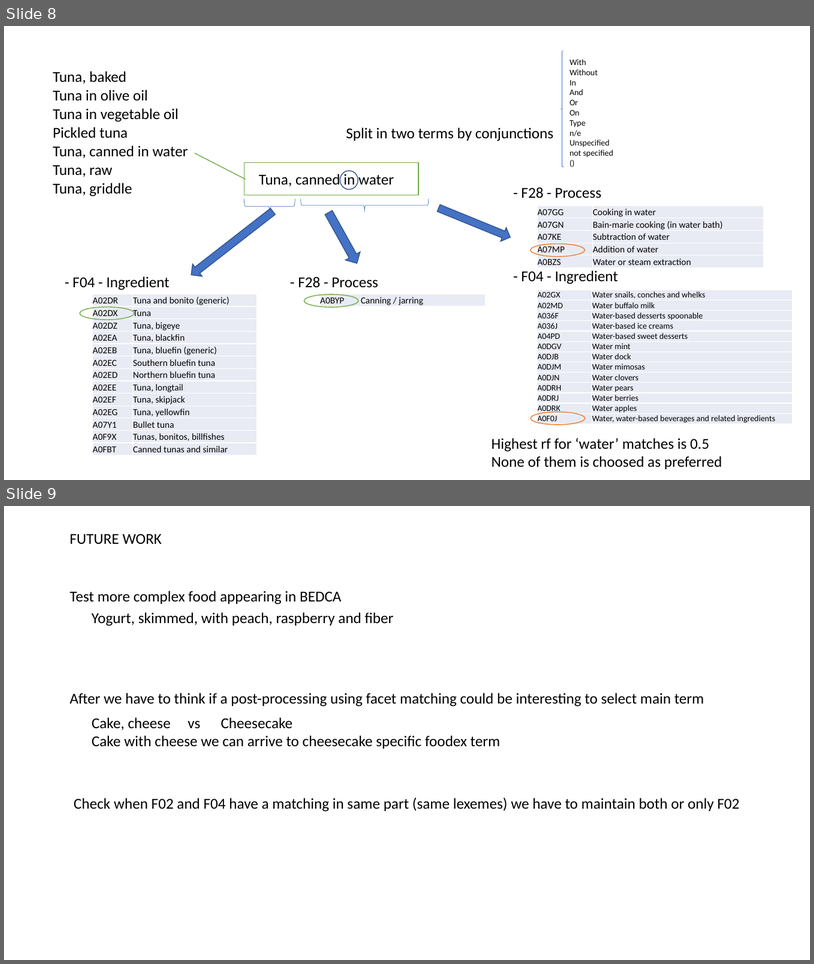
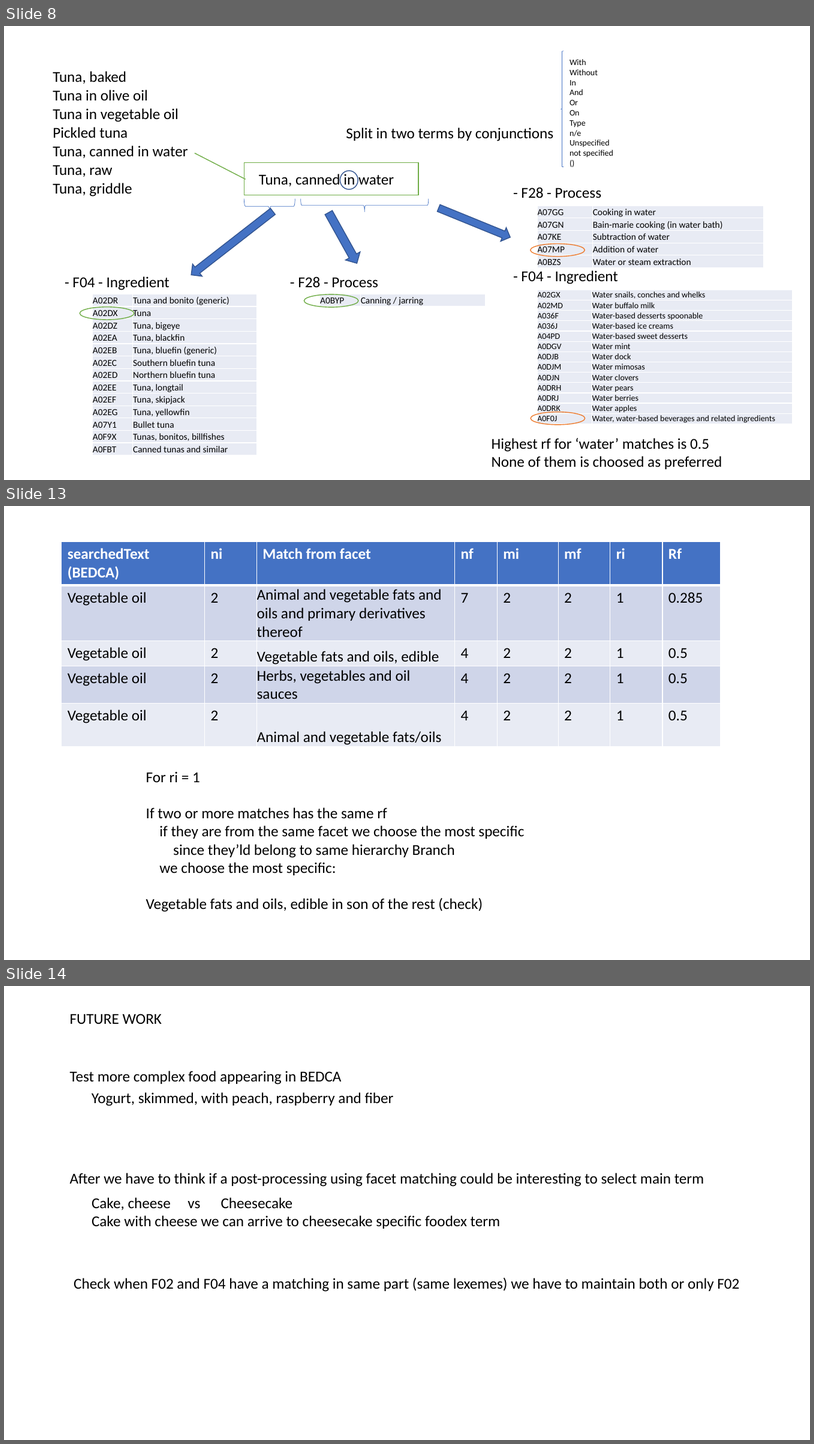
Before and after one commit to javieruhk/RecipeManager, a slide deck: datos/matcher_ideas.pptx. Shown one above the other, each under a label of ours: slides 8 and 9 before the commit, slides 8, 13 and 14 after it; the slides between them are not shown. The pictures are 814x964 and 814x1444 pixels, drawn with LibreOffice and Linux fonts; fonts in the diff are those of the drawing. Boxes give left, top, right and bottom in pixels: in the first picture for what was removed or moved away, otherwise in the second. Text is boxed around its words. In the diff, an @@ line names an element or a change of style, - is before the commit and + after.

```diff
--- a/datos/matcher_ideas.pptx
+++ b/datos/matcher_ideas.pptx
@@ slide 13 added at (4,506,810,960), background #FFFFFF @@
@@ table added at (62,541,722,747), 5 rows, 8 columns @@
+searchedText (BEDCA) | ni | Match from facet | nf | mi | mf | ri | Rf
+Vegetable oil | 2 | Animal and vegetable fats and oils and primary derivatives thereof | 7 | 2 | 2 | 1 | 0.285
+Vegetable oil | 2 | Vegetable fats and oils, edible | 4 | 2 | 2 | 1 | 0.5
+Vegetable oil | 2 | Herbs, vegetables and oil sauces | 4 | 2 | 2 | 1 | 0.5
+Vegetable oil | 2 | Animal and vegetable fats/oils | 4 | 2 | 2 | 1 | 0.5
@@ text added at (146,771,524,912), 18 pt, text #000000 @@
+For ri = 1
+If two or more matches has the same rf
+if they are from the same facet we choose the most specific
+since they’ld belong to same hierarchy Branch
+we choose the most specific:
+Vegetable fats and oils, edible in son of the rest (check)
@@ what was slide 9 is now slide 14 @@
```
Also in this commit, not shown: 3 slides changed, 4 other slides added.
